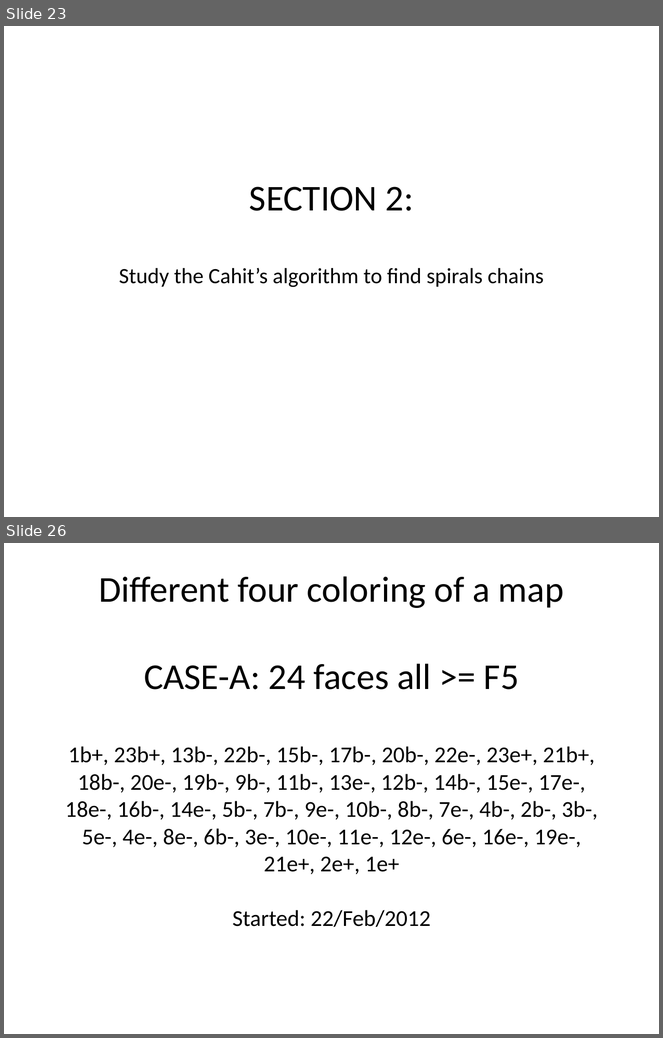
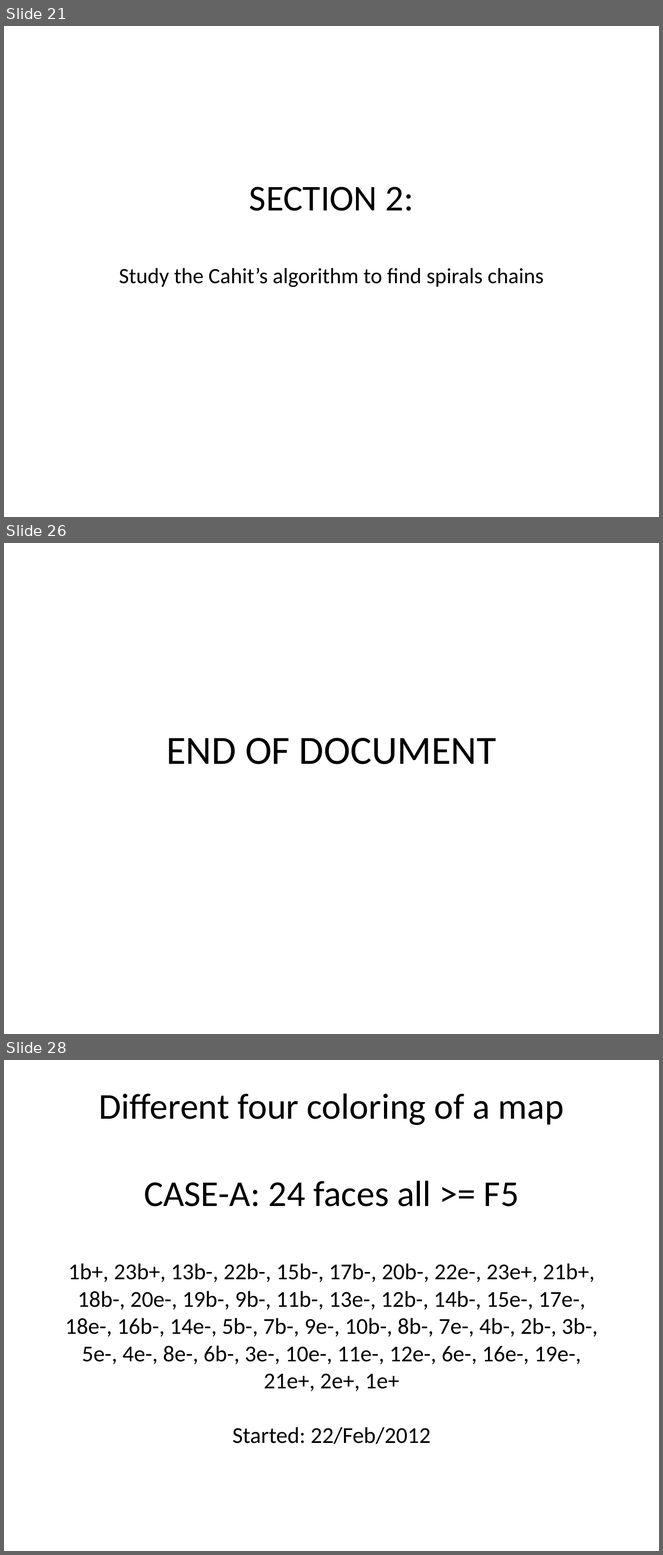
Before and after one commit to stefanutti/maps-coloring-java, a slide deck: ct/ct-docs/cahit-spiral-chains/spiral-chains.ppt. Shown one above the other, each under a label of ours: slides 23 and 26 before the commit, slides 21, 26 and 28 after it; the slides between them are not shown. The pictures are 663x1038 and 663x1555 pixels, drawn with LibreOffice and Linux fonts; fonts in the diff are those of the drawing. Boxes give left, top, right and bottom in pixels: in the first picture for what was removed or moved away, otherwise in the second. Text is boxed around its words. In the diff, an @@ line names an element or a change of style, - is before the commit and + after.

```diff
--- a/ct/ct-docs/cahit-spiral-chains/spiral-chains.ppt
+++ b/ct/ct-docs/cahit-spiral-chains/spiral-chains.ppt
@@ slide 26 added at bbox=[4, 543, 659, 1034], background #FFFFFF @@
@@ title added at bbox=[166, 738, 496, 765], 44 pt, text #000000 @@
+END OF DOCUMENT
@@ what was slide 23 is now slide 21 @@
@@ what was slide 26 is now slide 28 @@
```
Also in this commit, not shown: 8 slides changed, 2 other slides added, 1 slide removed, 10 other files.
